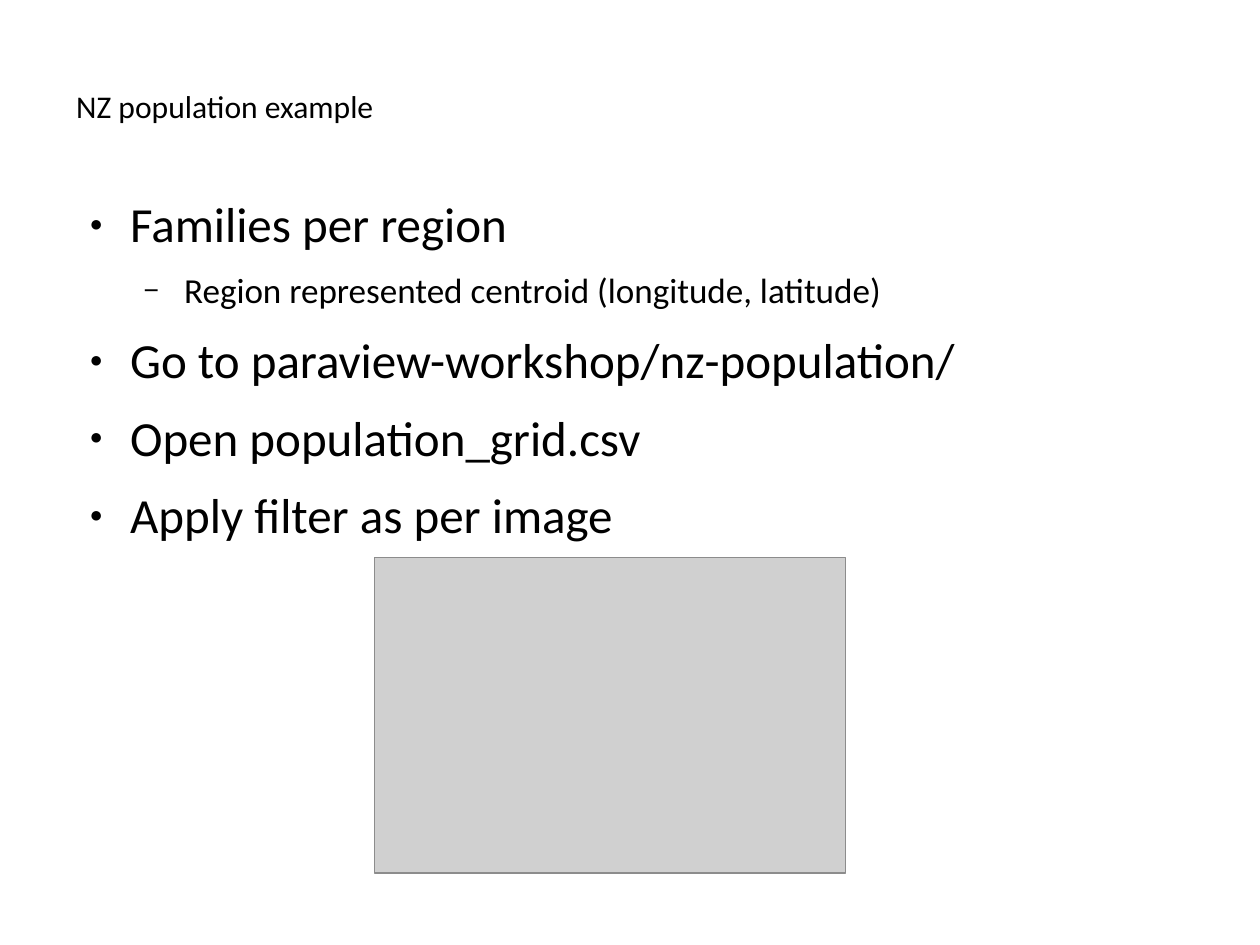
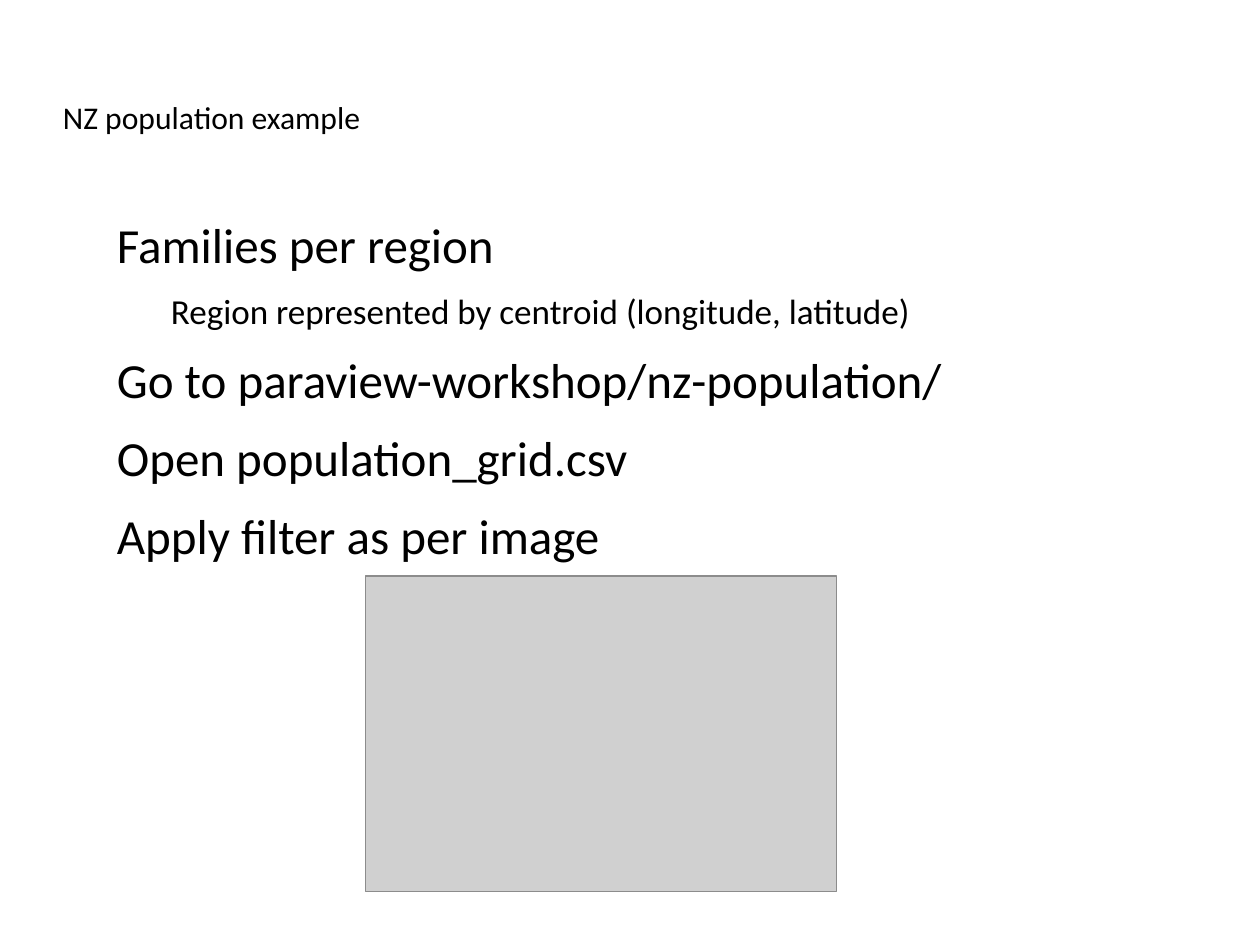
Before and after one commit to ucgmsim/workshops, a slide deck: slide 9 of presentation/slides.odp. Drawn at 1260x945 pixels with LibreOffice and Linux fonts; fonts in the diff are those of the drawing; grey boxes stand for pictures; background and template pictures are left out. Boxes give left, top, right and bottom in pixels: in the first picture for what was removed or moved away, otherwise in the second. Text is boxed around its words. In the diff, an @@ line names an element or a change of style, - is before the commit and + after.

Commit message:
Added simple example, almost finished presentation

```diff
--- a/presentation/slides.odp
+++ b/presentation/slides.odp
@@ title "NZ population example": place and size @@
-title "NZ population example" at [76, 96, 373, 123]
+title "NZ population example" at [63, 107, 360, 134]
@@ text "Families per region": place and size @@
-text "Families per region" at [130, 208, 955, 542]
+text "Families per region" at [117, 229, 942, 563]
@@ text at [117, 229, 942, 563]: bullet colour #000000 to #FFFFFF @@
@@ text at [171, 298, 910, 330]: text changed @@
-  − Region represented centroid (longitude, latitude)
+  − Region represented by centroid (longitude, latitude)
@@ picture: place and size @@
-picture at [374, 558, 846, 874]
+picture at [365, 576, 837, 892]
```
Also in this commit, not shown: 14 other slides changed, 2 other files.
